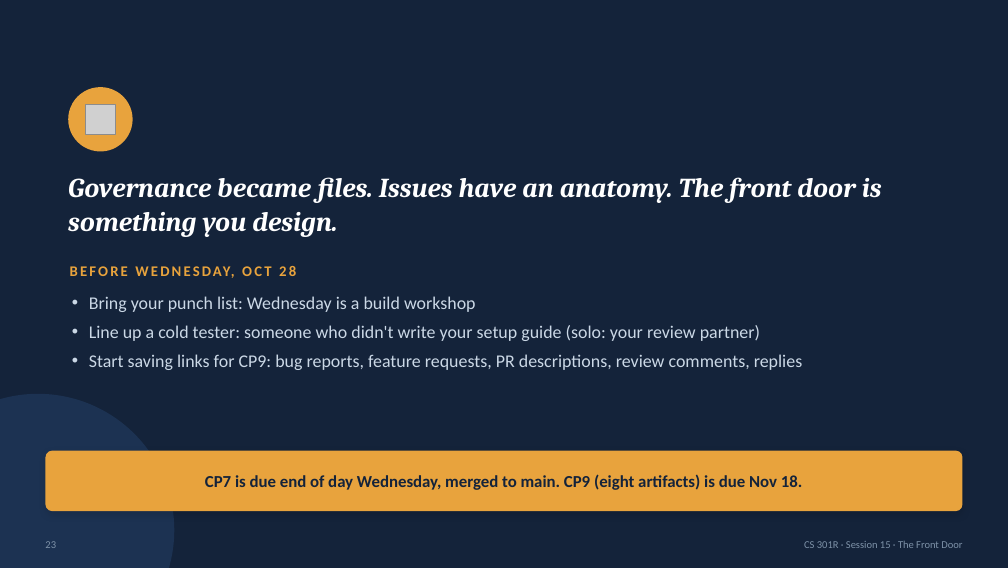
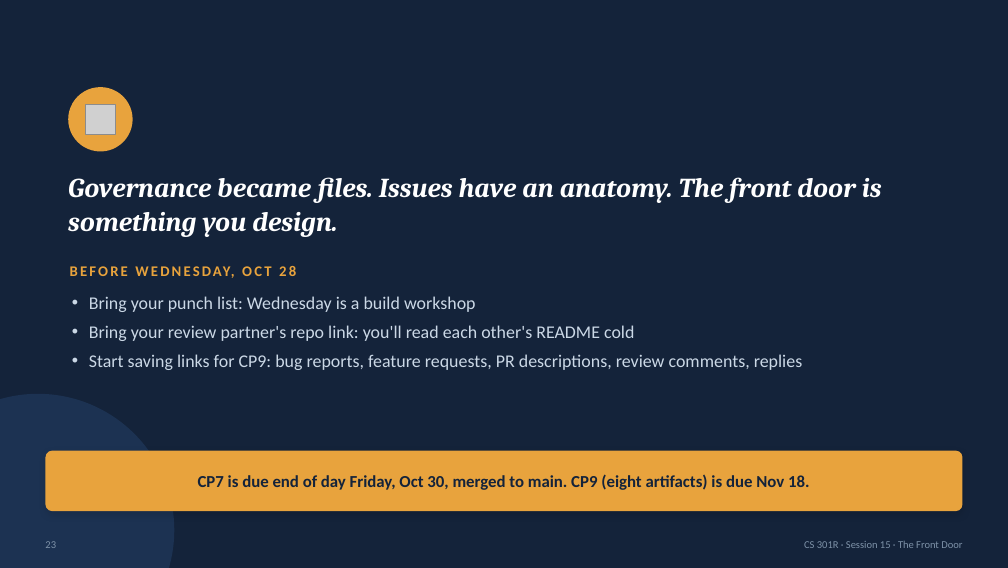
Before and after one commit to BYU-CS-Course-Ops/CS380, a slide deck: slide 23 of canvas_material/lectures/powerpoint/Session15-FrontDoor.pptx. Drawn at 1008x568 pixels with LibreOffice and Linux fonts; fonts in the diff are those of the drawing; grey boxes stand for pictures. Boxes give left, top, right and bottom in pixels: in the first picture for what was removed or moved away, otherwise in the second. Text is boxed around its words. In the diff, an @@ line names an element or a change of style, - is before the commit and + after.

```diff
--- a/canvas_material/lectures/powerpoint/Session15-FrontDoor.pptx
+++ b/canvas_material/lectures/powerpoint/Session15-FrontDoor.pptx
@@ text at bbox=[89, 325, 634, 341]: text changed @@
-• Line up a cold tester: someone who didn't write your setup guide (solo: your review partner)
+• Bring your review partner's repo link: you'll read each other's README cold
@@ text at bbox=[198, 474, 809, 490]: text changed @@
-CP7 is due end of day Wednesday, merged to main. CP9 (eight artifacts) is due Nov 18.
+CP7 is due end of day Friday, Oct 30, merged to main. CP9 (eight artifacts) is due Nov 18.
```
Also in this commit, not shown: 1 other slide changed, 37 other files.
